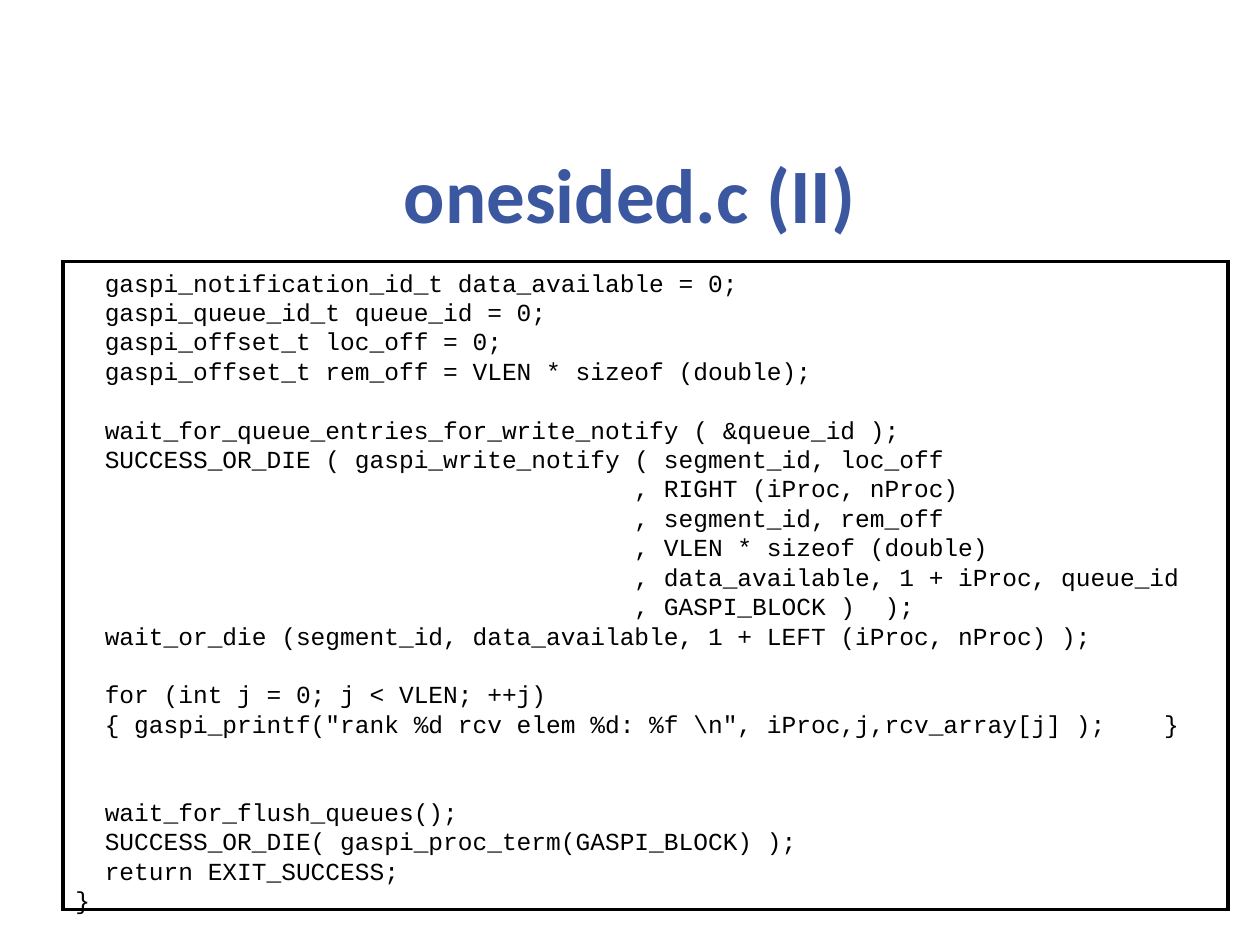
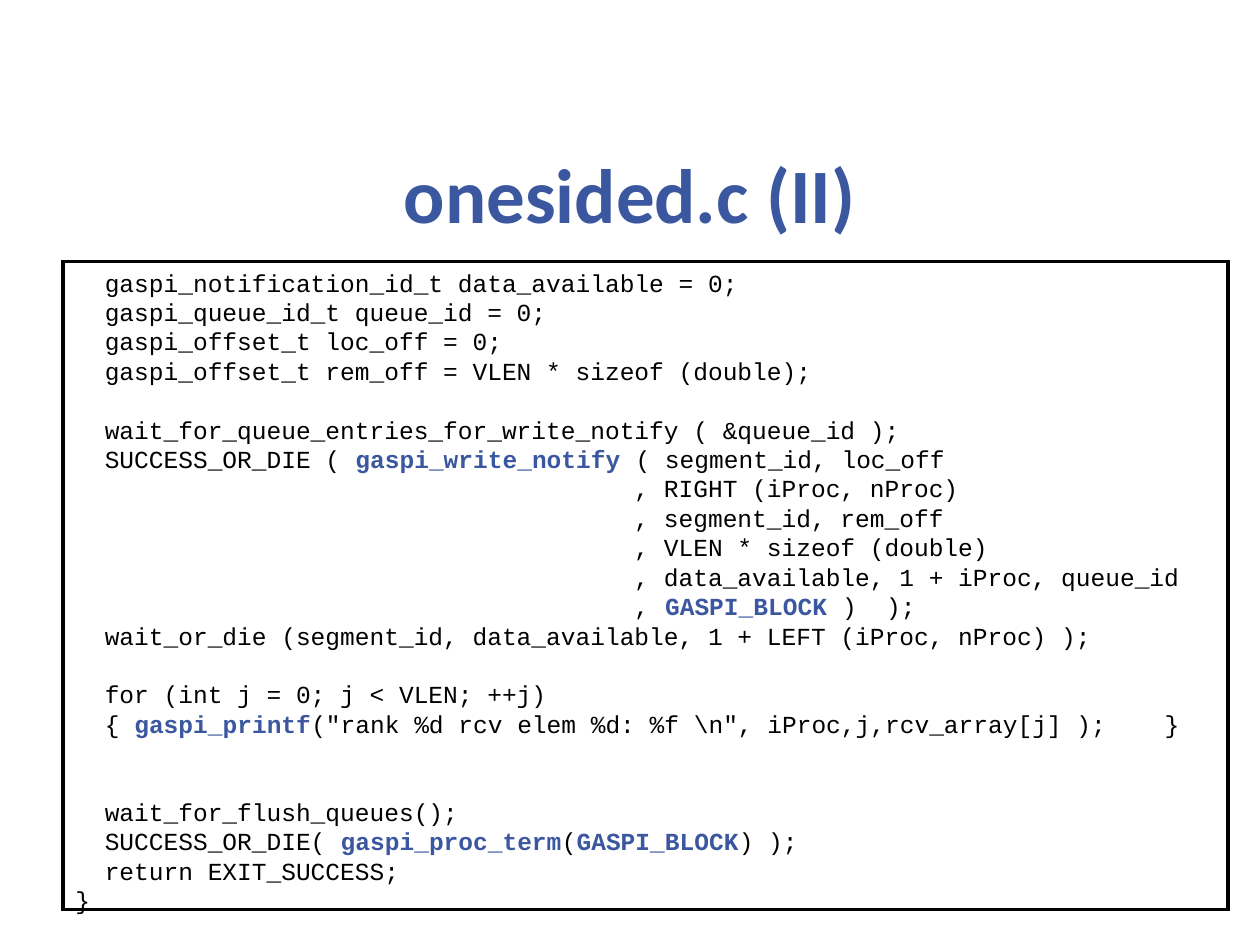
Before and after one commit to cc-hpc-itwm/GPI-2, a slide deck: slide 30 of tutorial/slides/gaspi_tutorial.pptx. Drawn at 1260x945 pixels with LibreOffice and Linux fonts; fonts in the diff are those of the drawing; background and template pictures are left out. Boxes give left, top, right and bottom in pixels: in the first picture for what was removed or moved away, otherwise in the second. Text is boxed around its words. In the diff, an @@ line names an element or a change of style, - is before the commit and + after.

```diff
--- a/tutorial/slides/gaspi_tutorial.pptx
+++ b/tutorial/slides/gaspi_tutorial.pptx
@@ text in rectangle at (105,450,1061,855): text colour #000000 to #3B57A0, bold on in "gaspi_write_notify", "GASPI_BLOCK", "gaspi_printf("rank", "gaspi_proc_term(GASPI_BLOCK)" @@
```
Also in this commit, not shown: 15 other slides changed, 11 other files.
